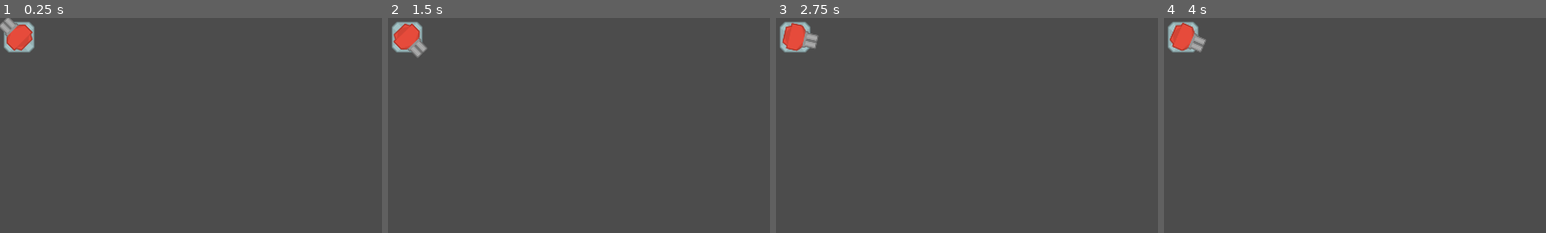
Above: before the commit, frames 1-4 (left to right).
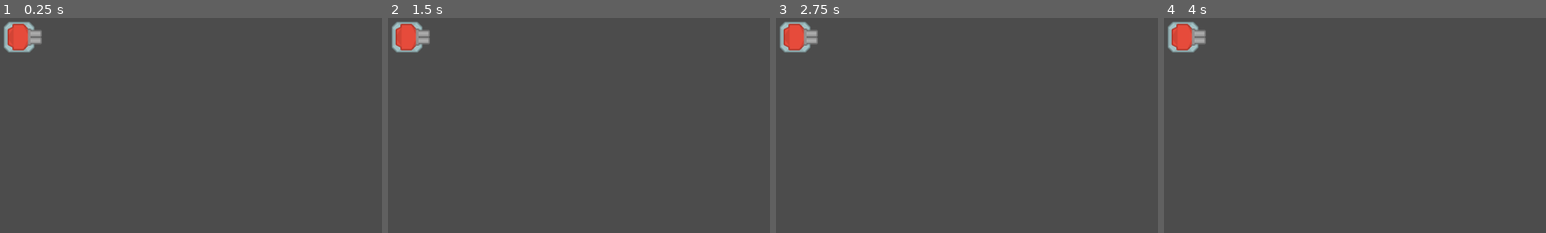
Above: after the commit, the same moments.

Repository: Maksim631/Tower-Defence
Game: Godot game, scene res://Scenes/Turrets/GunT2.tscn
Same seed, same stepped clock (60 frames per second), same inputs: the game is played once before the commit and once after it. This scene is started directly instead of the project's main scene.
Inputs (mouse positions are % of the whole screen's width and height, from its top left):
- Up to frame 1 (0.25 s): no input
- Up to frame 2 (1.5 s): tap Enter (ui_accept) at 0.5, 0.6, 0.77, 1.07, 1.25, 1.35 s; move the mouse to (72, 45) at 0.52 s; move the mouse to (30, 55) at 1.27 s
- Up to frame 3 (2.75 s): tap Enter (ui_accept) at 1.52, 1.82, 2, 2.1 s; move the mouse to (60, 28) at 2.02 s
- Up to frame 4 (4 s): tap Enter (ui_accept) at 2.75, 2.85, 3.02, 3.32, 3.5, 3.6, 3.77 s; move the mouse to (45, 70) at 2.77 s; move the mouse to (80, 65) at 3.52 s
The pictures show only the part of the screen within x 0-50%, y 0-50%; the shares and areas given below are measured in that part.

The runs differ from the first frame. In frame 1, 0.5% of the frame differs, in the area x 0-11%, y 0-16%; in frame 2, 0.5%; in frame 3, 0.3%; in frame 4, 0.4%.

Commit message:
Tracking enemies by turrets

Diff:
--- a/Scenes/MainScenes/GameScene.gd
+++ b/Scenes/MainScenes/GameScene.gd
@@ -78,6 +78,7 @@
 func verify_and_build():
 	if build_valid:
 		var new_tower = load("res://Scenes/Turrets/" + build_type + ".tscn").instance()
+		new_tower.built = true
 		new_tower.position = build_location
 		map_node.get_node("Turrets").add_child(new_tower, true)
 		map_node.get_node("TowerExclusion").set_cellv(build_tile, 5)
--- a/Scenes/Turrets/GunT1.tscn
+++ b/Scenes/Turrets/GunT1.tscn
@@ -1,8 +1,10 @@
-[gd_scene load_steps=4 format=2]
+[gd_scene load_steps=5 format=2]
 
 [ext_resource path="res://Assets/Towers/towerDefense_tile181.png" type="Texture" id=1]
 [ext_resource path="res://Assets/Towers/towerDefense_tile249.png" type="Texture" id=2]
 [ext_resource path="res://Scenes/Turrets/GunT1.gd" type="Script" id=3]
+
+[sub_resource type="CircleShape2D" id=1]
 
 [node name="GunT1" type="Node2D"]
 script = ExtResource( 3 )
@@ -19,3 +21,12 @@
 
 [node name="Muzzle" type="Position2D" parent="Turret"]
 position = Vector2( 43, 0 )
+
+[node name="Range" type="Area2D" parent="."]
+position = Vector2( 32, 32 )
+
+[node name="CollisionShape2D" type="CollisionShape2D" parent="Range"]
+shape = SubResource( 1 )
+
+[connection signal="body_entered" from="Range" to="." method="_on_Range_body_entered"]
+[connection signal="body_exited" from="Range" to="." method="_on_Range_body_exited"]
--- a/Scenes/Turrets/MissileT1.tscn
+++ b/Scenes/Turrets/MissileT1.tscn
@@ -1,9 +1,11 @@
-[gd_scene load_steps=5 format=2]
+[gd_scene load_steps=6 format=2]
 
 [ext_resource path="res://Assets/Towers/towerDefense_tile180.png" type="Texture" id=1]
 [ext_resource path="res://Assets/Towers/towerDefense_tile251.png" type="Texture" id=2]
 [ext_resource path="res://Assets/Towers/towerDefense_tile228.png" type="Texture" id=3]
 [ext_resource path="res://Scenes/Turrets/MissileT1.gd" type="Script" id=4]
+
+[sub_resource type="CircleShape2D" id=1]
 
 [node name="MissileT1" type="Node2D"]
 script = ExtResource( 4 )
@@ -23,3 +25,12 @@
 [node name="Missile2" type="Sprite" parent="Turret"]
 position = Vector2( 5, 10 )
 texture = ExtResource( 2 )
+
+[node name="Range" type="Area2D" parent="."]
+position = Vector2( 32, 32 )
+
+[node name="CollisionShape2D" type="CollisionShape2D" parent="Range"]
+shape = SubResource( 1 )
+
+[connection signal="body_entered" from="Range" to="." method="_on_Range_body_entered"]
+[connection signal="body_exited" from="Range" to="." method="_on_Range_body_exited"]
--- a/Scenes/Turrets/Turrets.gd
+++ b/Scenes/Turrets/Turrets.gd
@@ -1,9 +1,35 @@
 extends Node2D
+
+var enemy_array = []
+var built = false
+var enemy
+
+func _ready():
+	if built:
+		self.get_node("Range/CollisionShape2D").get_shape().radius = 0.5 * GameData.tower_data[self.get_name()]["range"]
 
 
 func _physics_process(delta):
-	turn()
+	if enemy_array.size() != 0 and built:
+		select_enemy()
+		turn()
+	else:
+		enemy = null
 
 func turn():
-	var enemy_position = get_global_mouse_position()
-	$Turret.look_at(enemy_position)
+	$Turret.look_at(enemy.position)
+
+func select_enemy():
+	var enemy_progress_array = []
+	for i in enemy_array:
+		enemy_progress_array.append(i.offset)
+	var max_offset = enemy_progress_array.max()
+	var enemy_index = enemy_progress_array.find(max_offset)
+	enemy = enemy_array[enemy_index]
+
+func _on_Range_body_entered(body):
+	enemy_array.append(body.get_parent())
+
+
+func _on_Range_body_exited(body):
+	enemy_array.erase(body.get_parent())
